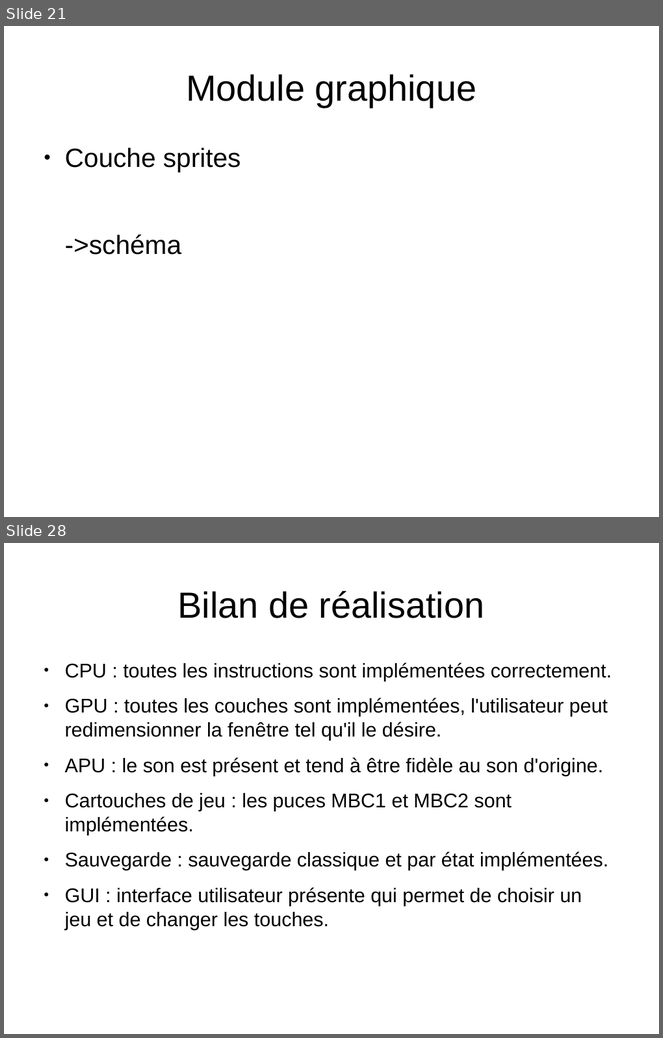
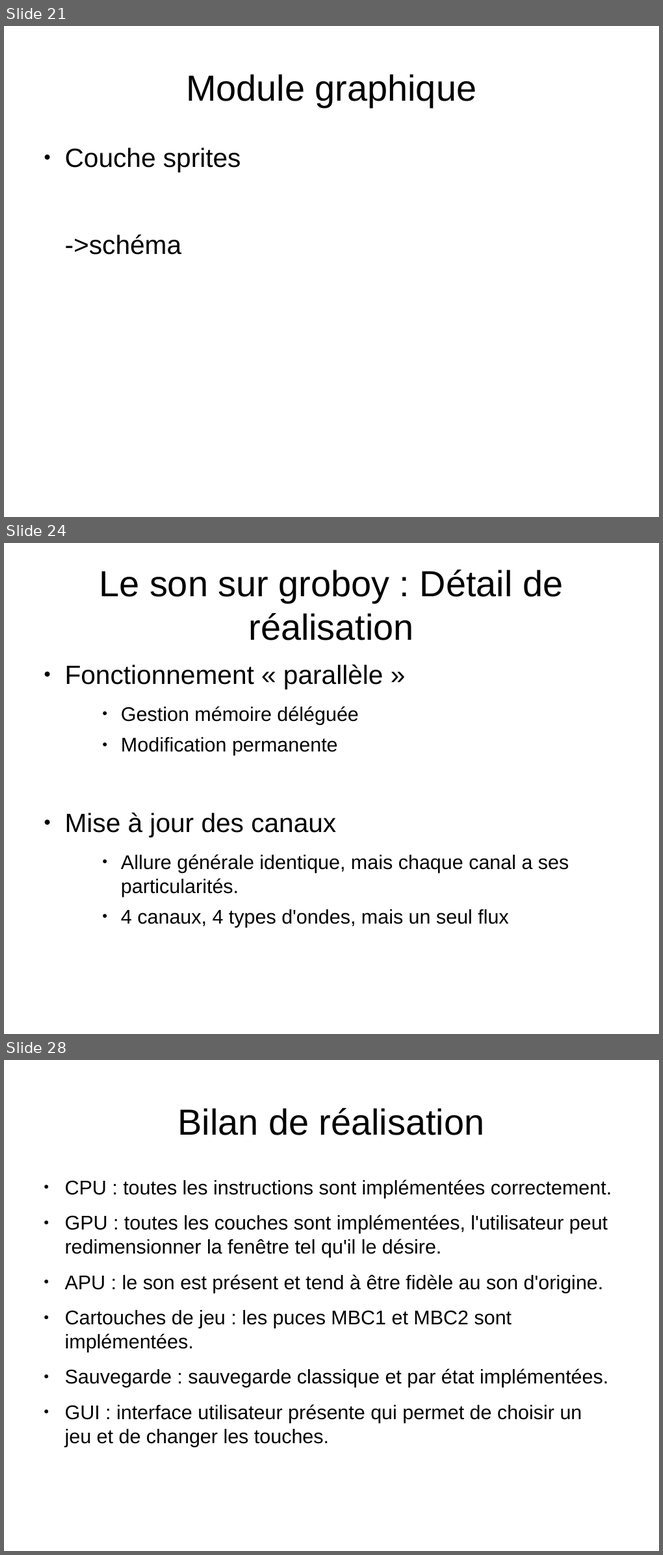
Before and after one commit to joakim-d/GroBoy, a slide deck: documents_TER/soutenance.odp. Shown one above the other, each under a label of ours: slides 21 and 28 before the commit, slides 21, 24 and 28 after it; the slides between them are not shown. The pictures are 663x1038 and 663x1555 pixels, drawn with LibreOffice and Linux fonts; fonts in the diff are those of the drawing. Boxes give left, top, right and bottom in pixels: in the first picture for what was removed or moved away, otherwise in the second. Text is boxed around its words. In the diff, an @@ line names an element or a change of style, - is before the commit and + after.

```diff
--- a/documents_TER/soutenance.odp
+++ b/documents_TER/soutenance.odp
@@ slide 24 added at <box>4,543,659,1034</box>, background #FFFFFF @@
@@ title added at <box>99,570,563,641</box>, 44 pt, text #000000 @@
+Le son sur groboy : Détail de réalisation
@@ text added at <box>65,665,569,928</box>, 24 pt, text #000000 @@
+● Fonctionnement « parallèle »
+    ● Gestion mémoire déléguée
+    ● Modification permanente
+● Mise à jour des canaux
+    ● Allure générale identique, mais chaque canal a ses particularités.
+    ● 4 canaux, 4 types d'ondes, mais un seul flux
```
Also in this commit, not shown: 1 slide changed, 6 other slides added, 7 slides removed.
